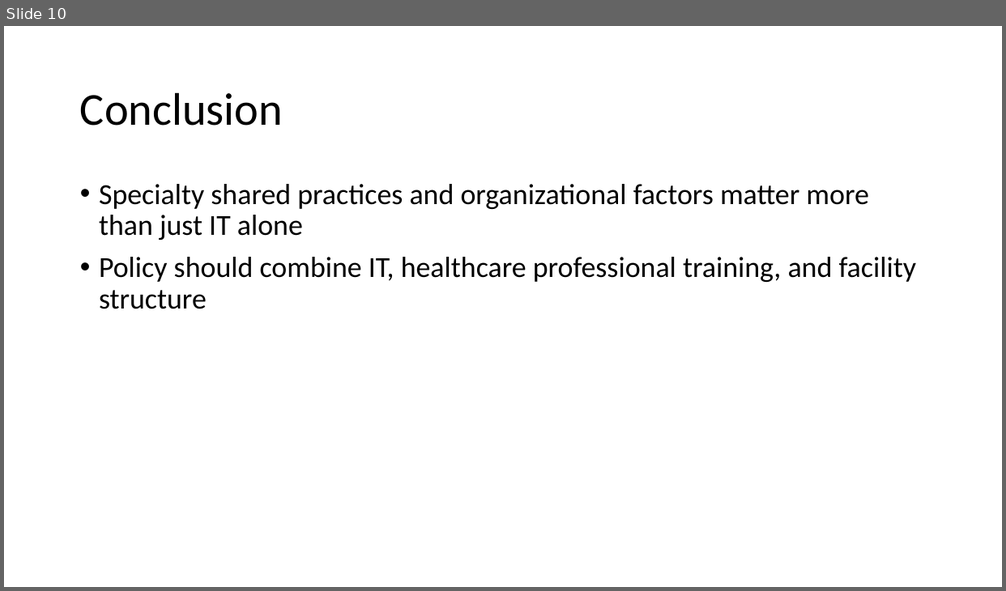
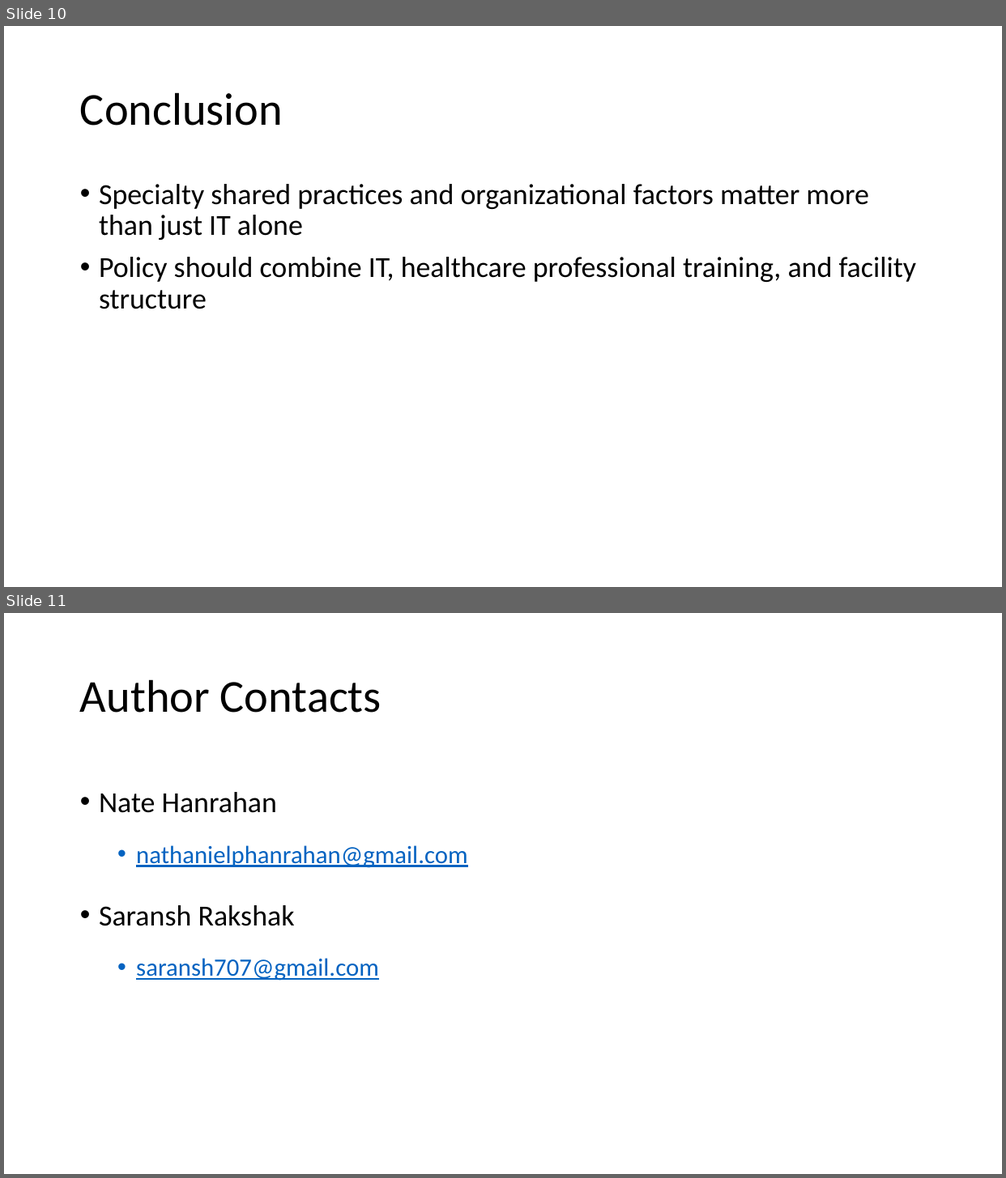
Before and after one commit to srak71/8660-GroupProject, a slide deck: Presentation_HIMSS.pptx. Shown one above the other, each under a label of ours: slide 10 before the commit, slides 10 and 11 after it. The pictures are 1006x591 and 1006x1178 pixels, drawn with LibreOffice and Linux fonts; fonts in the diff are those of the drawing. Boxes give left, top, right and bottom in pixels: in the first picture for what was removed or moved away, otherwise in the second. Text is boxed around its words. In the diff, an @@ line names an element or a change of style, - is before the commit and + after.

Commit message:
some changes to powerpoint presentaion

```diff
--- a/Presentation_HIMSS.pptx
+++ b/Presentation_HIMSS.pptx
@@ slide 11 added at bbox=[4, 613, 1002, 1174], background #FFFFFF @@
@@ title added at bbox=[80, 679, 381, 713], 44 pt, text #000000 @@
+Author Contacts
@@ text added at bbox=[99, 792, 467, 981], 24 pt, text #0563C1, underline @@
+• Nate Hanrahan
+  • nathanielphanrahan@gmail.com
+• Saransh Rakshak
+  • saransh707@gmail.com
```
